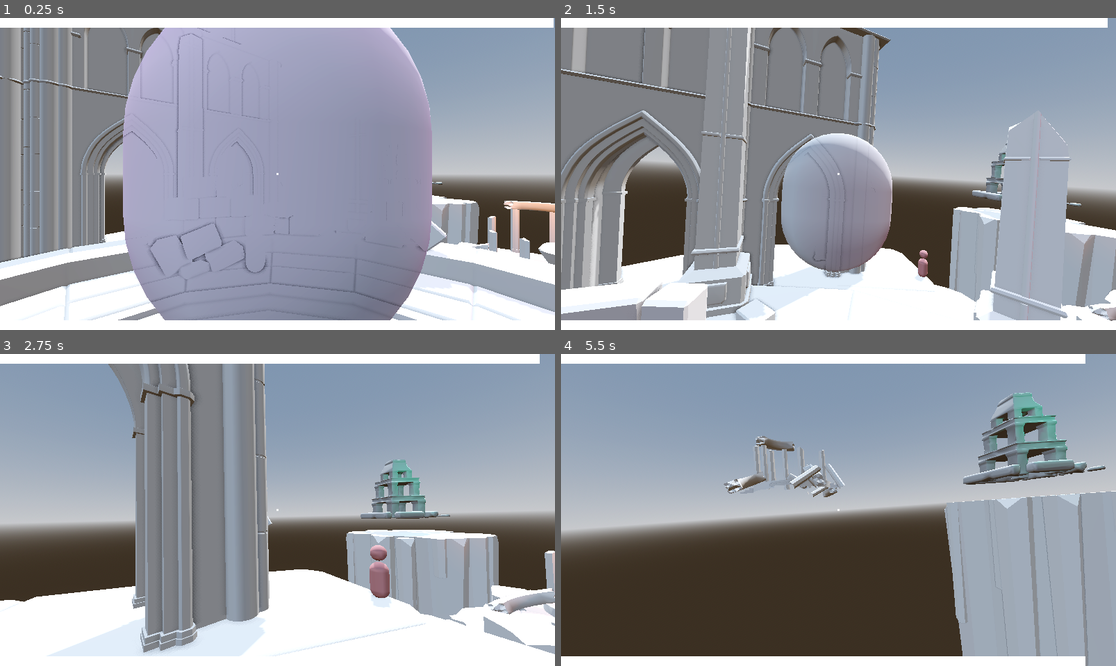
Above: before the commit, frames 1-4 (two rows, left to right).
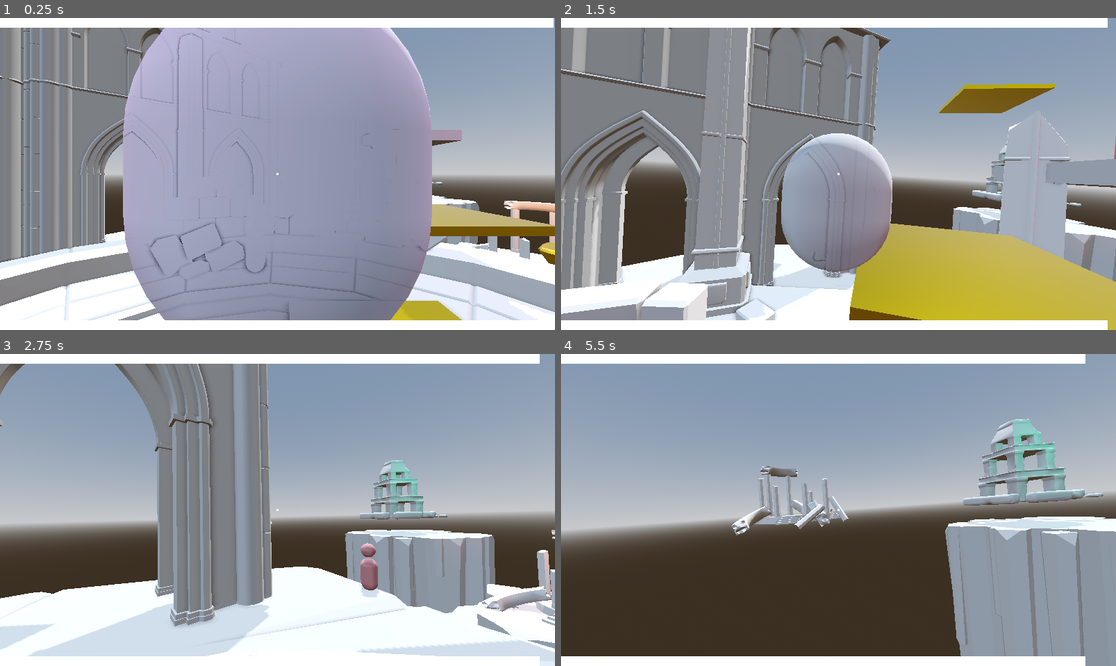
Above: after the commit, the same moments.

Repository: madmonki/GGJ2026
Game: Godot game, scene res://main.tscn
Same seed, same stepped clock (60 frames per second), same inputs: the game is played once before the commit and once after it.
Inputs (mouse positions are in pixels of both pictures, inside the frame that each line leads up to):
- Up to frame 1 (0.25 s): no input
- Up to frame 2 (1.5 s): move the mouse to (866, 174) at 0.52 s; press the mouse at (866, 174) at 0.53 s; hold W (move_forward) from 0.53 s (still down); tap Space (jump) at 0.77 s; move the mouse to (810, 174) at 1.27 s; release the mouse at (810, 174) at 1.28 s; tap Shift (sprint) at 1.35 s
- Up to frame 3 (2.75 s): keep holding W (move_forward); tap Space (jump) at 1.52 s; move the mouse to (288, 503) at 2.02 s; press the mouse at (288, 503) at 2.03 s
- Up to frame 4 (5.5 s): keep holding W (move_forward); move the mouse to (832, 516) at 2.77 s; release the mouse at (832, 516) at 2.78 s; tap Shift (sprint) at 2.85, 4.35 s; tap Space (jump) at 3.02, 3.77, 4.52 s; move the mouse to (877, 513) at 3.52 s; press the mouse at (877, 513) at 3.53 s; move the mouse to (794, 506) at 4.27 s; release the mouse at (794, 506) at 4.28 s; move the mouse to (844, 510) at 5.02 s; press the mouse at (844, 510) at 5.03 s

The runs differ from the first frame. In frame 1, 3.0% of the frame differs, in the area x 51-100%, y 35-97%; in frame 2, 14%; in frame 3, 18%, in the area x 0-100%, y 3-100%; in frame 4, 10%.

Commit message:
Gold material

Diff:
--- /dev/null
+++ b/material/gold_accent.tres
@@ -0,0 +1,10 @@
+[gd_resource type="StandardMaterial3D" format=3 uid="uid://gold_accent_material"]
+
+[resource]
+resource_name = "GoldAccent"
+albedo_color = Color(1, 0.84, 0, 1)
+metallic = 1.0
+roughness = 0.15
+emission_enabled = true
+emission = Color(0.2, 0.15, 0, 1)
+emission_energy_multiplier = 1.0
--- /dev/null
+++ b/material/white_matte.tres
@@ -0,0 +1,7 @@
+[gd_resource type="StandardMaterial3D" format=3 uid="uid://white_matte_material"]
+
+[resource]
+resource_name = "WhiteMatte"
+albedo_color = Color(0.9, 0.9, 0.9, 1)
+roughness = 0.9
+metallic_specular = 0.0
--- a/world.gd
+++ b/world.gd
@@ -4,53 +4,83 @@
 @onready var blue_char_scene = preload("res://blue_char.tscn")
 @onready var red_char_scene = preload("res://red_char.tscn")
 @onready var green_char_scene = preload("res://green_char.tscn")
+@onready var white_matte = preload("res://material/white_matte.tres")
+@onready var gold_accent = preload("res://material/gold_accent.tres")
+
 func _ready():
-	pass
-	# Clear any residual children (walls, characters, stray masks)
-	# Clear any residual children (walls, characters, stray masks)
-	# for child in get_children():
-	# 	if child is StaticBody3D and "Wall" in child.name:
-	# 		child.queue_free()
-	# 	# Removed aggressive character cleanup to allow manual placement
-	# 	if child.is_in_group("masks"):
-	# 		# Only remove if it's not currently being thrown or attached to a character
-	# 		if not (child.get("is_attached") or child.get("was_thrown")):
-	# 			child.queue_free()
-	#create_parkour_level()
+	# Apply Minimalist Theme
+	_apply_theme()
+
+	# Create procedural level
+	create_parkour_level()
+
+func _apply_theme():
+	for child in get_children():
+		_recursive_apply_material(child)
+
+func _recursive_apply_material(node: Node):
+	# Determine material based on node name (if it's a root of an object)
+	# Logic: If a node matches a pattern, apply material to ALL its mesh children
+	var mat_to_apply = null
+
+	# Check patterns on the Node itself if it's one of our main objects
+	var name = node.name.to_lower()
+
+	# Priority 1: Gold Accents
+	if "rock_small" in name or "debris" in name:
+		mat_to_apply = gold_accent
+	# Priority 2: White Structure (Ruins, Temples, Big Rocks)
+	elif "ruin" in name or "temple" in name or "rock" in name:
+		mat_to_apply = white_matte
+
+	if mat_to_apply:
+		_set_material_recursive(node, mat_to_apply)
+
+	# Note: We don't recurse into children here to check for *other* patterns
+	# because we assume the top-level node defines the object type.
+	# If we needed to find nested objects, we'd continue recursion.
+
+func _set_material_recursive(node: Node, material: Material):
+	if node is MeshInstance3D:
+		# Override all surfaces
+		for i in range(node.mesh.get_surface_count()):
+			node.set_surface_override_material(i, material)
+
+	for child in node.get_children():
+		_set_material_recursive(child, material)
+
 func create_parkour_level():
 	# Base Floor (Y=0) is our starting area
 	# STAGE 1: CLIMB TO RED
-	# Small stepping stones
-	create_platform(Vector3(0, 1.5, 4.0), Vector3(3, 0.2, 3))
-	create_platform(Vector3(2.5, 3.0, 1.0), Vector3(3, 0.2, 3))
-	create_platform(Vector3(0, 4.5, -2.0), Vector3(3, 0.2, 3))
+	# Small stepping stones -> Gold
+	create_platform(Vector3(0, 1.5, 4.0), Vector3(3, 0.2, 3), gold_accent)
+	create_platform(Vector3(2.5, 3.0, 1.0), Vector3(3, 0.2, 3), gold_accent)
+	create_platform(Vector3(0, 4.5, -2.0), Vector3(3, 0.2, 3), gold_accent)
 
-	# PLATFORM: RED NPC (High Jump)
-	create_platform(Vector3(5, 6.0, -5.0), Vector3(4, 0.5, 4))
+	# PLATFORM: RED NPC (High Jump) -> White
+	create_platform(Vector3(5, 6.0, -5.0), Vector3(4, 0.5, 4), white_matte)
 	spawn_npc(Vector3(5, 6.2, -5.0), red_char_scene)
 
 	# STAGE 2: RED JUMP TO GREEN
-	# High gaps that only Red can reach
-	create_platform(Vector3(5, 10.5, -12.0), Vector3(4, 0.2, 4))
+	# High gaps -> Gold
+	create_platform(Vector3(5, 10.5, -12.0), Vector3(4, 0.2, 4), gold_accent)
 
-	# PLATFORM: GREEN NPC (Dash)
-	# Far horizontally + high
-	create_platform(Vector3(-5, 13.0, -15.0), Vector3(4, 0.5, 4))
+	# PLATFORM: GREEN NPC (Dash) -> White
+	create_platform(Vector3(-5, 13.0, -15.0), Vector3(4, 0.5, 4), white_matte)
 	spawn_npc(Vector3(-5, 13.2, -15.0), green_char_scene)
 
 	# STAGE 3: GREEN DASH TO BLUE
-	# Large horizontal gap (requires Air Dash)
-	create_platform(Vector3(-15, 13.0, 0), Vector3(4, 0.5, 4))
+	# Large horizontal gap -> White (Structure)
+	create_platform(Vector3(-15, 13.0, 0), Vector3(4, 0.5, 4), white_matte)
 
-	# PLATFORM: BLUE NPC (Speed)
-	create_platform(Vector3(-15, 13.0, 10), Vector3(3, 0.5, 10)) # A long runway
+	# PLATFORM: BLUE NPC (Speed) -> White
+	create_platform(Vector3(-15, 13.0, 10), Vector3(3, 0.5, 10), white_matte) # A long runway
 	spawn_npc(Vector3(-15, 13.2, 10), blue_char_scene)
 
-	# FINAL STAGE: LONG SPEED RUN + JUMP
-	# Far platform that might need speed for momentum or just a final dash
-	create_platform(Vector3(0, 18.0, 15), Vector3(6, 1.0, 6))
+	# FINAL STAGE: LONG SPEED RUN + JUMP -> White
+	create_platform(Vector3(0, 18.0, 15), Vector3(6, 1.0, 6), white_matte)
 
-func create_platform(pos: Vector3, size: Vector3):
+func create_platform(pos: Vector3, size: Vector3, material: Material = null):
 	var static_body = StaticBody3D.new()
 	static_body.position = pos
 	add_child(static_body)
@@ -68,9 +98,11 @@
 	static_body.add_child(collision_shape)
 
 	# Visual styling for platforms
-	var mat = StandardMaterial3D.new()
-	mat.albedo_color = Color(0.3, 0.3, 0.35)
-	mesh_instance.set_surface_override_material(0, mat)
+	if material:
+		mesh_instance.set_surface_override_material(0, material)
+	else:
+		# Fallback to white matte if none provided
+		mesh_instance.set_surface_override_material(0, white_matte)
 
 func spawn_npc(pos: Vector3, scene: PackedScene):
 	var npc = scene.instantiate()
